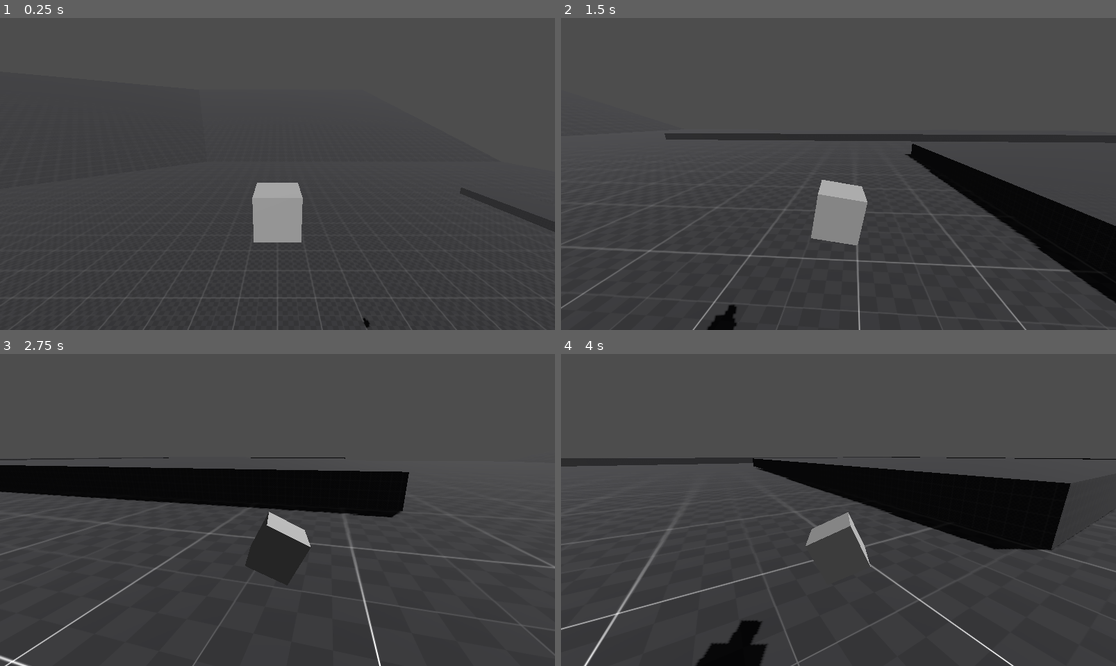
Above: before the commit, frames 1-4 (two rows, left to right).
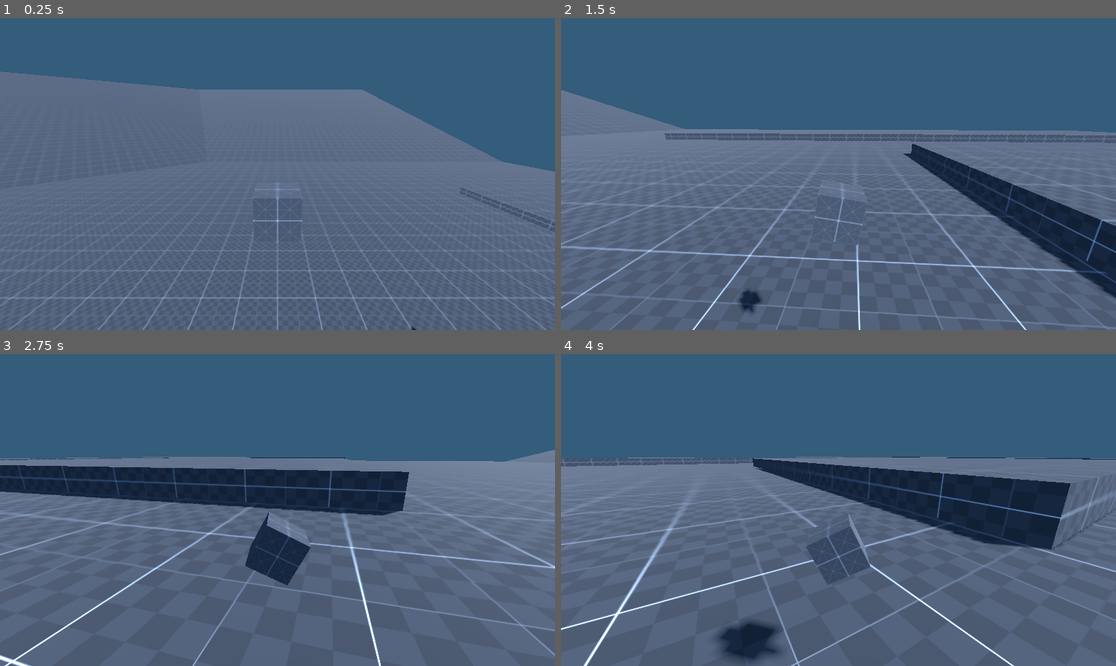
Above: after the commit, the same moments.

Repository: CactusHertz/car-test
Game: Godot game, scene res://level.tscn
Same seed, same stepped clock (60 frames per second), same inputs: the game is played once before the commit and once after it.
Inputs:
- Up to frame 1 (0.25 s): no input
- Up to frame 2 (1.5 s): hold D (move_right) 0.53-1.28 s; hold S (move_back) from 1.28 s (still down)
- Up to frame 3 (2.75 s): release S (move_back) at 2.03 s; hold D (move_right) from 2.03 s (still down)
- Up to frame 4 (4 s): release D (move_right) at 2.78 s; hold W (move_forward) 2.78-3.53 s; hold A (move_left) from 3.53 s (still down)

The runs differ from the first frame. In frame 1, 100% of the frame differs, in the area x 0-100%, y 0-100%; in frame 2, 100%; in frame 3, 100%; in frame 4, 100%.

Commit message:
Add base textures

Diff:
--- a/Car_rb.gd
+++ b/Car_rb.gd
@@ -31,6 +31,7 @@
 	transform.basis = Basis(Vector3.UP, -steering_factor * input_vector.x * delta) * transform.basis
 	tilt_body(delta,input_vector)
 
+
 	apply_central_force(basis * movement_velocity)
 	apply_central_force(basis * Vector3.DOWN * gravity_force)
 
--- a/Car_rb.tscn
+++ b/Car_rb.tscn
@@ -1,15 +1,18 @@
-[gd_scene load_steps=7 format=3 uid="uid://bb8x763ruul7r"]
+[gd_scene load_steps=8 format=3 uid="uid://bb8x763ruul7r"]
 
 [ext_resource type="Script" path="res://Car_rb.gd" id="1_jy7vu"]
+[ext_resource type="Texture2D" uid="uid://bmjdjcr1uoale" path="res://Textures/texture_04.png" id="2_1sdff"]
 [ext_resource type="Script" path="res://RayCast3D.gd" id="2_36moc"]
 
 [sub_resource type="PhysicsMaterial" id="PhysicsMaterial_bt7b4"]
 friction = 0.0
 bounce = 1.0
 
+[sub_resource type="StandardMaterial3D" id="StandardMaterial3D_ycyvv"]
+albedo_texture = ExtResource("2_1sdff")
+uv1_triplanar = true
+
 [sub_resource type="BoxMesh" id="BoxMesh_yxw50"]
-
-[sub_resource type="BoxMesh" id="BoxMesh_togdg"]
 
 [sub_resource type="SphereShape3D" id="SphereShape3D_ch6u2"]
 
@@ -24,11 +27,8 @@
 [node name="CarBody" type="MeshInstance3D" parent="."]
 unique_name_in_owner = true
 rotation_edit_mode = 1
+material_override = SubResource("StandardMaterial3D_ycyvv")
 mesh = SubResource("BoxMesh_yxw50")
-
-[node name="MeshInstance3D" type="MeshInstance3D" parent="CarBody"]
-transform = Transform3D(0.423589, 0, 0, 0, 0.423589, 0, 0, 0, 1, 0, 0, -0.881184)
-mesh = SubResource("BoxMesh_togdg")
 
 [node name="CollisionShape3D" type="CollisionShape3D" parent="."]
 unique_name_in_owner = true
--- a/level.tscn
+++ b/level.tscn
@@ -1,9 +1,19 @@
 [gd_scene load_steps=8 format=3 uid="uid://bt2tx543l1elf"]
 
-[ext_resource type="Texture2D" uid="uid://bdtms0r6m378d" path="res://texture_07.png" id="1_sobvr"]
+[ext_resource type="Texture2D" uid="uid://bdtms0r6m378d" path="res://Textures/texture_07.png" id="1_sobvr"]
 [ext_resource type="PackedScene" uid="uid://bb8x763ruul7r" path="res://Car_rb.tscn" id="2_xqhmb"]
 
 [sub_resource type="Environment" id="Environment_esxsr"]
+background_mode = 1
+background_color = Color(0.205723, 0.360387, 0.484338, 1)
+ambient_light_source = 2
+ambient_light_color = Color(0.487452, 0.703296, 0.981833, 1)
+tonemap_mode = 2
+fog_enabled = true
+fog_light_color = Color(0.197937, 0.197937, 0.197937, 1)
+fog_density = 0.0
+fog_sky_affect = 0.5
+fog_height_density = 0.1
 
 [sub_resource type="PlaneMesh" id="PlaneMesh_pgdtn"]
 size = Vector2(500, 500)
@@ -18,6 +28,7 @@
 
 [sub_resource type="StandardMaterial3D" id="StandardMaterial3D_7a4j5"]
 albedo_texture = ExtResource("1_sobvr")
+uv1_scale = Vector3(0.1, 0.1, 0.1)
 uv1_triplanar = true
 
 [node name="Level" type="Node3D"]
@@ -26,8 +37,9 @@
 environment = SubResource("Environment_esxsr")
 
 [node name="DirectionalLight3D" type="DirectionalLight3D" parent="."]
-transform = Transform3D(0.857095, -0.369447, -0.359021, 0.501014, 0.435611, 0.747816, -0.119885, -0.820824, 0.558458, 0, 0, 0)
+transform = Transform3D(0.707107, 0.5, -0.5, 0, 0.707107, 0.707107, 0.707107, -0.5, 0.5, 0, 0, 0)
 shadow_enabled = true
+directional_shadow_mode = 0
 
 [node name="Floors" type="Node3D" parent="."]
 
--- a/project.godot
+++ b/project.godot
@@ -14,6 +14,13 @@
 run/main_scene="res://level.tscn"
 config/features=PackedStringArray("4.2", "Forward Plus")
 config/icon="res://icon.svg"
+
+[display]
+
+window/size/viewport_width=1920
+window/size/viewport_height=1080
+window/size/mode=2
+window/size/borderless=true
 
 [input]
 
Binary file added: Textures/texture_01.png
Not shown, added: Textures/texture_01.png.import
Binary file added: Textures/texture_02.png
Not shown, added: Textures/texture_02.png.import
Binary file added: Textures/texture_03.png
Not shown, added: Textures/texture_03.png.import
Binary file added: Textures/texture_04.png
Not shown, added: Textures/texture_04.png.import
Binary file added: Textures/texture_05.png
Not shown, added: Textures/texture_05.png.import
Binary file added: Textures/texture_06.png
Not shown, added: Textures/texture_06.png.import
(and 14 more such lines)
